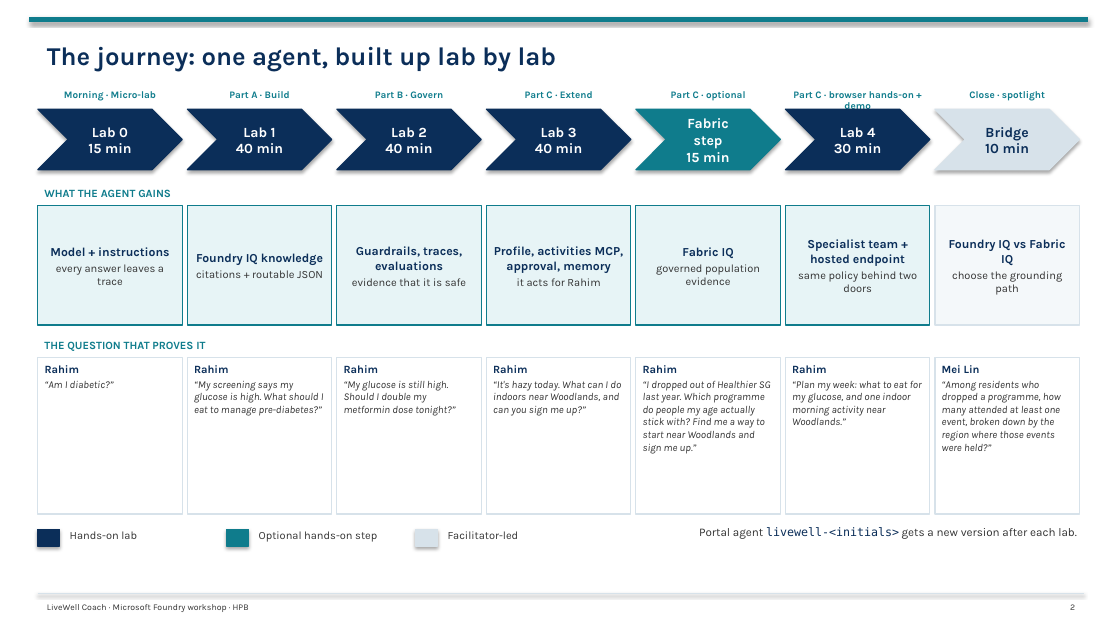
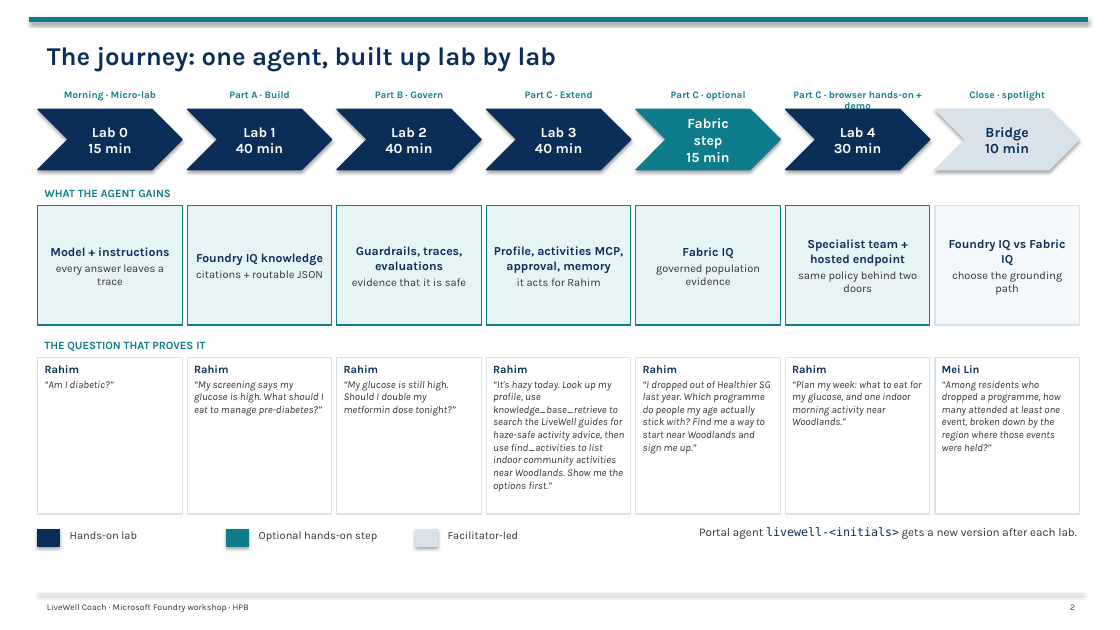
Before and after one commit to tonirex/hpb-foundry-workshop, a slide deck: slide 2 of deck/LiveWell-Lab-Flow.pptx. Drawn at 1120x630 pixels with LibreOffice and Linux fonts; fonts in the diff are those of the drawing. Boxes give left, top, right and bottom in pixels: in the first picture for what was removed or moved away, otherwise in the second. Text is boxed around its words. In the diff, an @@ line names an element or a change of style, - is before the commit and + after.

```diff
--- a/deck/LiveWell-Lab-Flow.pptx
+++ b/deck/LiveWell-Lab-Flow.pptx
@@ text in rectangle at [493, 381, 624, 492]: text changed @@
-“It's hazy today. What can I do indoors near Woodlands, and can you sign me up?”
+“It's hazy today. Look up my profile, use knowledge_base_retrieve to search the LiveWell guides for haze-safe activity advice, then use find_activities to list indoor community activities near Woodlands. Show me the options first.”
```
Also in this commit, not shown: 5 other slides changed, 23 other files.
